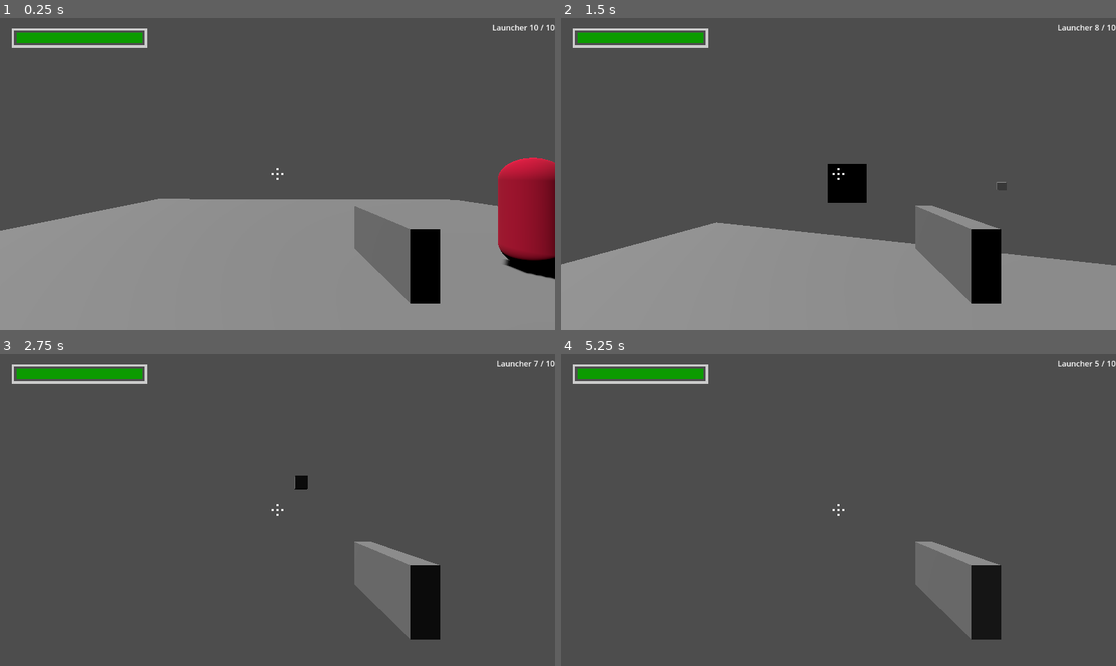
Above: before the commit, frames 1-4 (two rows, left to right).
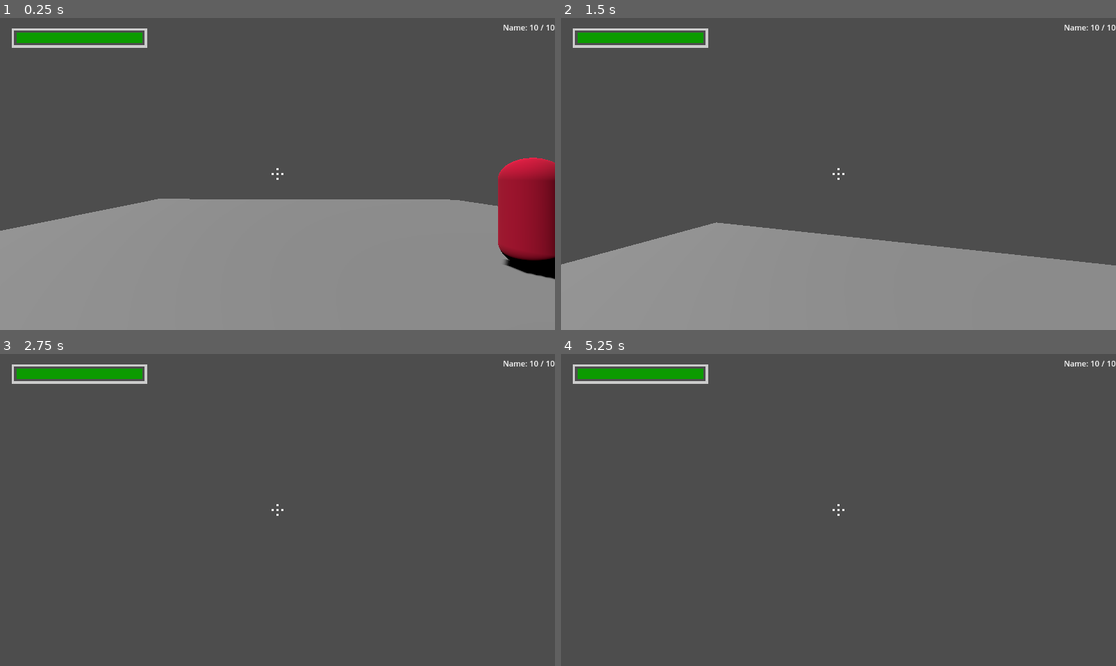
Above: after the commit, the same moments.

Repository: HarryLBonGithub/Harrys-Godot-Tools
Game: Godot game, scene res://Testing Rooms/testing_room_alpha.tscn
Same seed, same stepped clock (60 frames per second), same inputs: the game is played once before the commit and once after it. The project has no main scene, so this scene is started directly.
Inputs (mouse positions are in pixels of both pictures, inside the frame that each line leads up to):
- Up to frame 1 (0.25 s): no input
- Up to frame 2 (1.5 s): tap Enter at 0.5 s; move the mouse to (866, 174) at 0.52 s; press the mouse at (866, 174) at 0.53 s; hold W (move_forward) from 0.53 s (still down); tap Mouse wheel up (scroll_up) at 0.6 s; tap Space (jump) at 0.77 s; move the mouse to (810, 174) at 1.27 s; release the mouse at (810, 174) at 1.28 s; click (810, 174) at 1.35 s
- Up to frame 3 (2.75 s): keep holding W (move_forward); tap Space (jump) at 1.52 s; tap Mouse wheel up (scroll_up) at 1.55 s; move the mouse to (288, 503) at 2.02 s; hold Ctrl (crouch) from 2.03 s (still down); click (288, 503) at 2.3 s
- Up to frame 4 (5.25 s): keep holding W (move_forward); move the mouse to (832, 516) at 2.77 s; release Ctrl (crouch) at 2.78 s; tap F (flashlight) at 2.85 s; tap Space (jump) at 3.02, 3.5, 3.77, 4.52, 5 s; tap Mouse wheel up (scroll_up) at 3.05, 4.55, 5.1 s; move the mouse to (877, 513) at 3.52 s; press the mouse at (877, 513) at 3.53 s; tap E (interact) at 3.6 s; tap Enter at 4.25 s; move the mouse to (794, 506) at 4.27 s; release the mouse at (794, 506) at 4.28 s; tap Shift (run) at 4.35 s; move the mouse to (844, 510) at 5.02 s; press the mouse at (844, 510) at 5.03 s

The runs differ from the first frame. In frame 1, 3.3% of the frame differs, in the area x 63-95%, y 2-92%; in frame 2, 4.4%, in the area x 48-97%, y 2-92%; in frame 3, 3.7%; in frame 4, 3.6%.

Commit message:
refine hand organizer
- added initial cycling logic
- checked for an empty 'belt'

Diff:
--- a/Character Controllers/fps_character_controller_extended.tscn
+++ b/Character Controllers/fps_character_controller_extended.tscn
@@ -1,10 +1,9 @@
-[gd_scene load_steps=12 format=3 uid="uid://baqs2t4p5a58i"]
+[gd_scene load_steps=11 format=3 uid="uid://baqs2t4p5a58i"]
 
 [ext_resource type="Script" path="res://Character Controllers/FPSCharacterController.gd" id="1_hpjc1"]
 [ext_resource type="PackedScene" uid="uid://ggljq5ed622m" path="res://HUD Items/Crosshair/crosshair.tscn" id="2_ckjpy"]
 [ext_resource type="PackedScene" uid="uid://cgh22dltjhw5u" path="res://HUD Items/Info Checker/info_checker.tscn" id="3_k6wgg"]
 [ext_resource type="PackedScene" uid="uid://bm00ewhu0i4vl" path="res://Properties/Interaction/interaction_ray.tscn" id="4_muno8"]
-[ext_resource type="PackedScene" uid="uid://dim0l6a2xqttt" path="res://Props/Handhelds/Projectile Launcher/projectile_launcher.tscn" id="5_1fptv"]
 [ext_resource type="PackedScene" uid="uid://bgeyfohldmmx2" path="res://Properties/Health/health.tscn" id="6_bl4qs"]
 [ext_resource type="Theme" uid="uid://cmjnqicbnobds" path="res://Themes/FillerTheme.tres" id="7_1cndl"]
 [ext_resource type="PackedScene" uid="uid://b8pmopdg2rid5" path="res://Organizers/Hand/hand.tscn" id="7_lncrl"]
@@ -74,9 +73,6 @@
 [node name="Hand" parent="Head" node_paths=PackedStringArray("ammoUI") instance=ExtResource("7_lncrl")]
 ammoUI = NodePath("../../PlayerUI/AmmoTracker")
 
-[node name="ProjectileLauncher" parent="Head/Hand" instance=ExtResource("5_1fptv")]
-transform = Transform3D(1, 0, 0, 0, 1, 0, 0, 0, 1, 0.498575, -0.311317, -0.935861)
-
 [node name="FPSCharacterMesh" type="MeshInstance3D" parent="."]
 mesh = SubResource("CapsuleMesh_smuhl")
 
--- a/Organizers/Hand/hand.gd
+++ b/Organizers/Hand/hand.gd
@@ -10,6 +10,9 @@
 
 	belt = get_children()
 
+	if len(belt) < 1:
+		return
+
 	for item in belt:
 		item.active = false
 		item.visible = false
@@ -17,19 +20,32 @@
 	belt[activeTool].active = true
 	belt[activeTool].visible = true
 
-	if ammoUI:
-		ammoUI.toolName.text = str(belt[activeTool].toolName)
-		ammoUI.max.text = str(belt[activeTool].maxAmmo)
-		ammoUI.current.text = str(belt[activeTool].currentAmmo)
+	updateUI()
 
 func _process(delta):
-	updateUI()
+	if len(belt) < 1:
+		return
 
+	if Input.is_action_pressed("use_tool"):
+		updateUI()
+	cycleUp()
 
 func updateUI():
 	if !ammoUI:
 		return
 
-	if Input.is_action_pressed("use_tool"):
-		ammoUI.max.text = str(belt[activeTool].maxAmmo)
-		ammoUI.current.text = str(belt[activeTool].currentAmmo)
+	ammoUI.toolName.text = str(belt[activeTool].toolName)
+	ammoUI.max.text = str(belt[activeTool].maxAmmo)
+	ammoUI.current.text = str(belt[activeTool].currentAmmo)
+
+func cycleUp():
+	if len(belt) < 1:
+		return
+
+	if Input.is_action_just_released("scroll_up"):
+		belt[activeTool].active = false
+		belt[activeTool].visible = false
+		activeTool +=1
+		belt[activeTool].active = true
+		belt[activeTool].visible = true
+		updateUI()
--- a/Props/Handhelds/Basic Hitscan Gun/HitscanGunBasic.gd
+++ b/Props/Handhelds/Basic Hitscan Gun/HitscanGunBasic.gd
@@ -1,12 +1,20 @@
 extends RayCast3D
 
+
+@export var toolName = "Basic Gun"
+
 @export var damage = 10
+@export var maxAmmo = 10
+@export var currentAmmo = 10
 
 @onready var bangNode = $bang
 
+var active = true
+
+
 func _process(delta):
 
-	if Input.is_action_just_pressed("use_tool"):
+	if Input.is_action_just_pressed("use_tool") and active:
 
 		bangNode.play()
 
